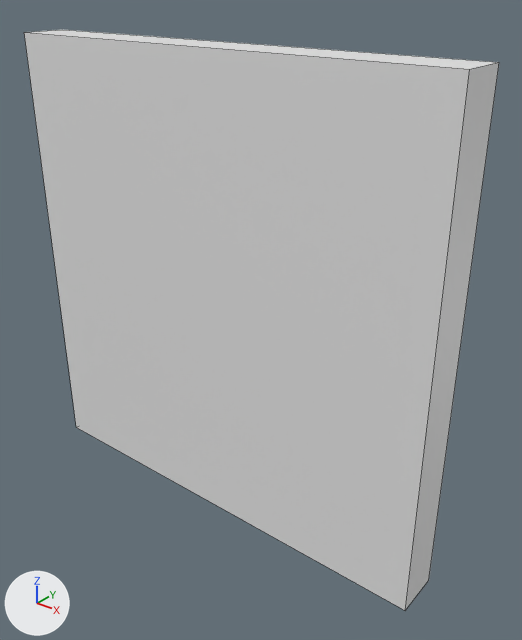
The Blender file Blender/graphics.blend: old version first, new version second.
The view is the same before and after, from a 50 mm lens placed at (1.84, -2.04, 1.24), pointed at (0.15, 0.07, -0.07). The axes (+X, +Y, +Z) are drawn at lower left. The lights are the same throughout. Mesh edges are drawn as thin lines.

Objects in the first picture: 'Button'.
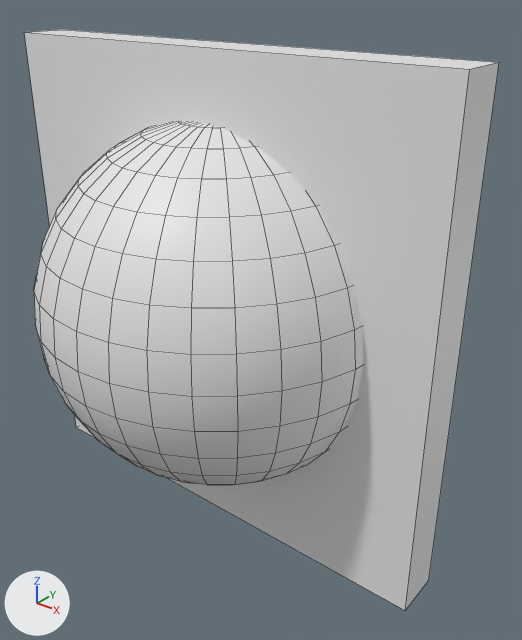
Where the change shows, as pixel boxes [x1, y1, x2, y2] in the pictures (522 x 640 px):
'Sphere', added: after [34, 121, 363, 485]

What changed in the scene script:
```text
Add me_sphere:
    me_sphere.from_pydata(...)  # a UV sphere (32 segments, 16 rings, poles along z) spanning x -0.75..0.75, y -0.75..0.75, z -0.75..0.75
    me_sphere.polygons.foreach_set('use_smooth', [True] * 512)
Add ob_sphere:
    ob_sphere = bpy.data.objects.new('Sphere', me_sphere)
    ob_sphere.location = (0.0, 0.0, 0.0)
```
